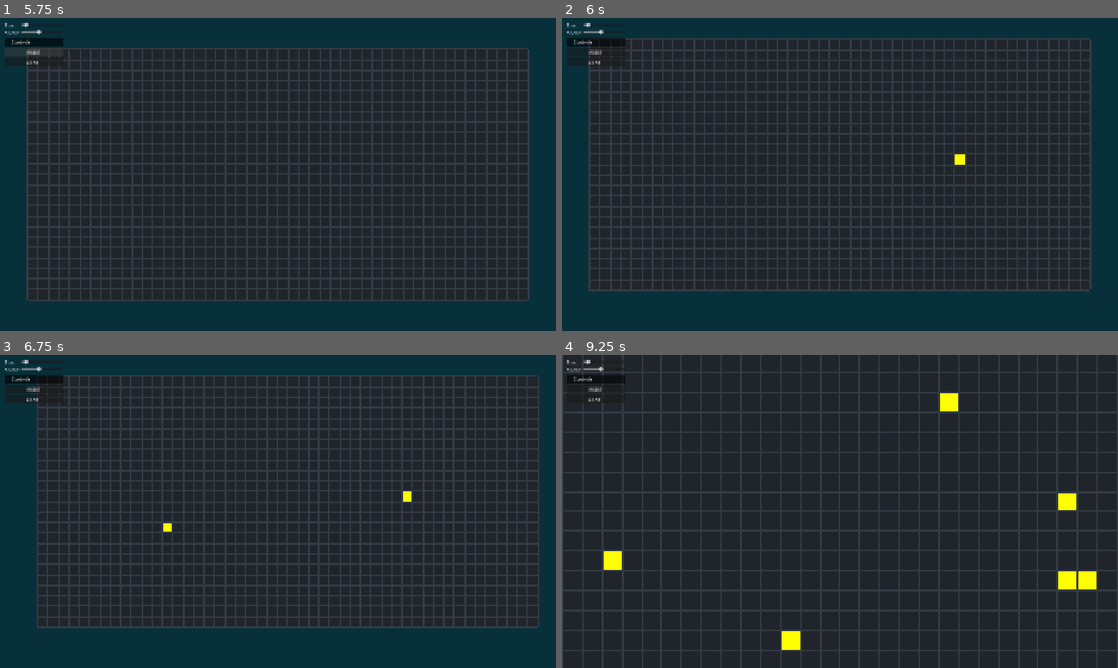
Above: before the commit, frames 1-4 (two rows, left to right).
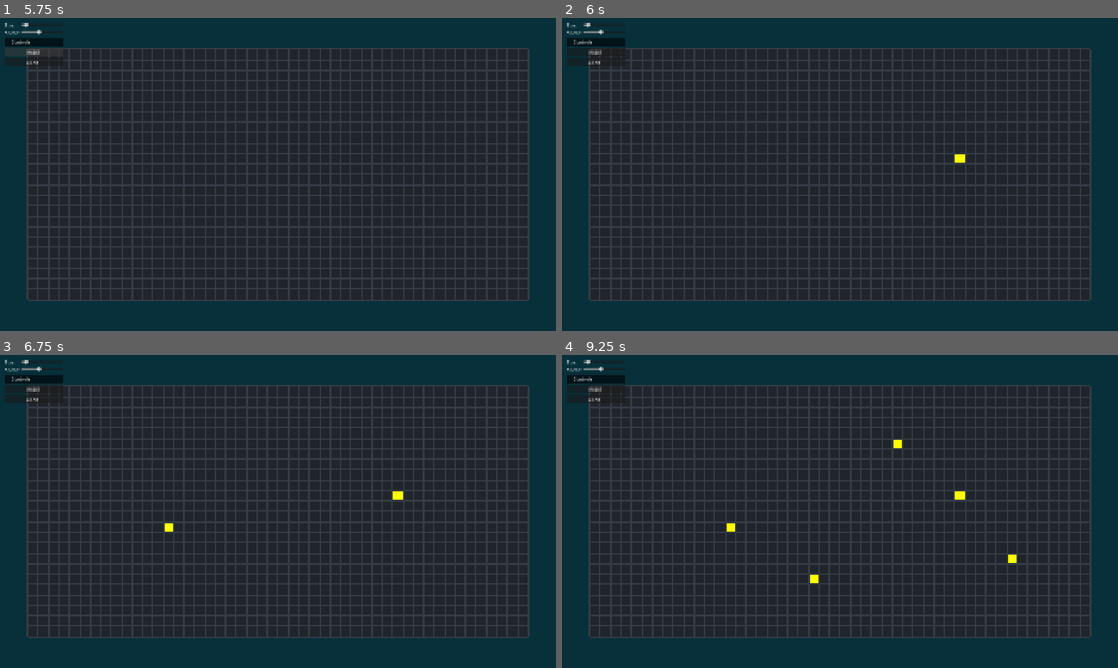
Above: after the commit, the same moments.

Repository: yasukawa426/conways-life-game-godot
Game: Godot game, scene res://scenes/main.tscn
Two runs of this game, one before a commit and one after it. Both use one fixed random seed, a clock stepped at 60 frames per second and the inputs below.
Inputs (mouse positions are in pixels of both pictures, inside the frame that each line leads up to):
- Up to frame 1 (5.75 s): click "START" at 0.5 s; click "STOP" at 1.25 s; click "START" at 2 s; click "STOP" at 2.75 s; click "START" at 3.5 s; click "STOP" at 4.25 s; click "RESET" at 5 s
- Up to frame 2 (6 s): move the mouse to (962, 158) at 5.77 s; tap S (camera_down) at 5.85 s; click (962, 158) at 5.92 s
- Up to frame 3 (6.75 s): move the mouse to (166, 527) at 6.52 s; tap A (camera_left) at 6.6 s; click (166, 527) at 6.67 s
- Up to frame 4 (9.25 s): move the mouse to (895, 442) at 7.27 s; tap D (camera_right) at 7.35 s; click (895, 442) at 7.42 s; move the mouse to (812, 574) at 8.02 s; tap W (camera_up) at 8.1 s; click (812, 574) at 8.17 s; move the mouse to (1006, 558) at 8.77 s; hold E (zoom_in) from 8.78 s (still down); click (1006, 558) at 8.92 s

Frame 1 is identical in both runs. In frame 2, 15% of the frame differs, in the area x 4-96%, y 6-91%; in frame 3, 25%; in frame 4, 54%, in the area x 0-100%, y 0-100%.
Error after the commit: Parse Error: Identifier "speed" not declared in the current scope. (res://scenes/camera_2d.gd:21)

Commit message:
feat: clamp camera position and decrease zoom limit

Diff:
--- a/scenes/camera_2d.gd
+++ b/scenes/camera_2d.gd
@@ -18,5 +18,6 @@
 		zoom += Vector2.ONE * ZOOM_AMOUNT * delta
 	if Input.is_action_pressed("zoom_out"):
 		zoom -= Vector2.ONE * ZOOM_AMOUNT * delta
-
-	zoom = zoom.clampf(1, 400)
+	position += Vector2(horizontal, vertical) * speed * delta
+	position = position.clamp(Vector2(200, 170), Vector2(1700, 900))
+	zoom = zoom.clampf(1, 6.5)
